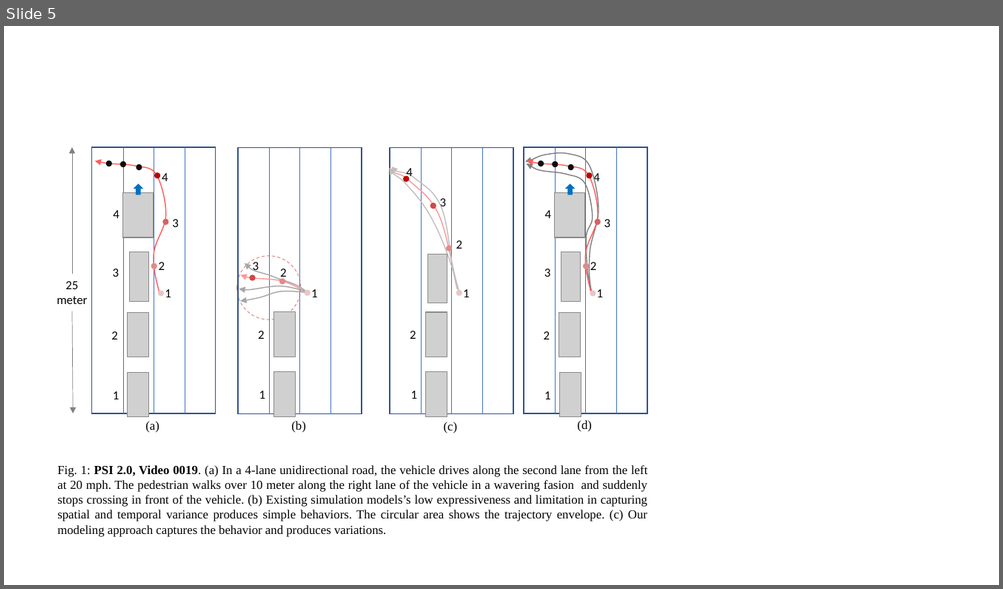
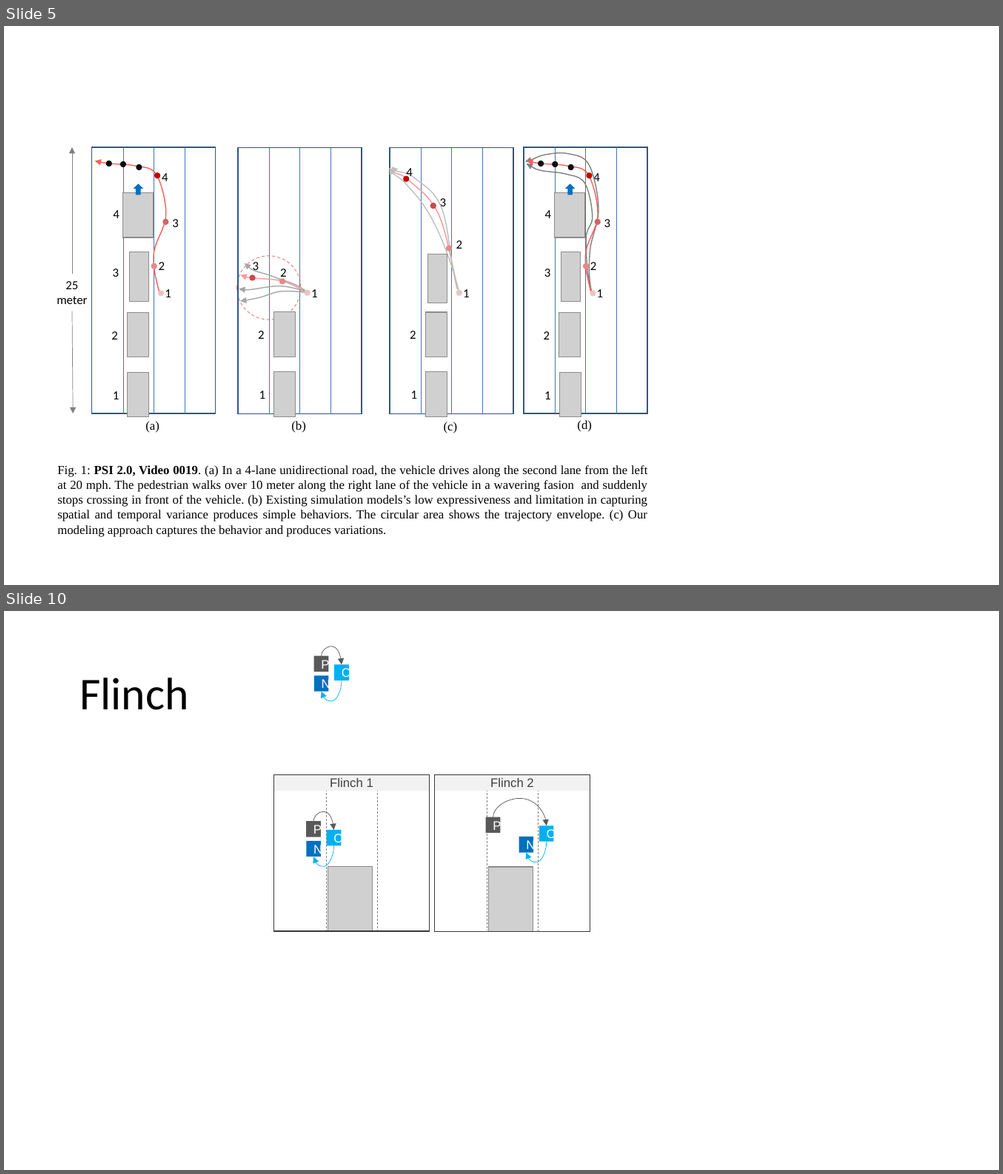
Before and after one commit to adhocmaster/carla-jaywalker-experiments, a slide deck: docs/NavPath.pptx. Shown one above the other, each under a label of ours: slide 5 before the commit, slides 5 and 10 after it; the slides between them are not shown. The pictures are 1003x589 and 1003x1174 pixels, drawn with LibreOffice and Linux fonts; fonts in the diff are those of the drawing; grey boxes stand for pictures. Boxes give left, top, right and bottom in pixels: in the first picture for what was removed or moved away, otherwise in the second. Text is boxed around its words. In the diff, an @@ line names an element or a change of style, - is before the commit and + after.

```diff
--- a/docs/NavPath.pptx
+++ b/docs/NavPath.pptx
@@ slide 10 added at [4,611,999,1170], background #FFFFFF @@
@@ title added at [79,678,188,710], 44 pt, text #000000 @@
+Flinch
@@ group added at [313,646,350,701]: 3 rectangles, 2 curved arrows @@
+C
+P
+N
@@ group added at [273,775,430,932]: 5 rectangles, 2 lines, 2 curved arrows, 1 picture @@
+Flinch 1
+C
+P
+N
@@ group added at [435,775,590,932]: 5 rectangles, 2 lines, 2 curved arrows, 1 picture @@
+Flinch 2
+C
+P
+N
```
Also in this commit, not shown: 6 other slides added, 8 other files.
